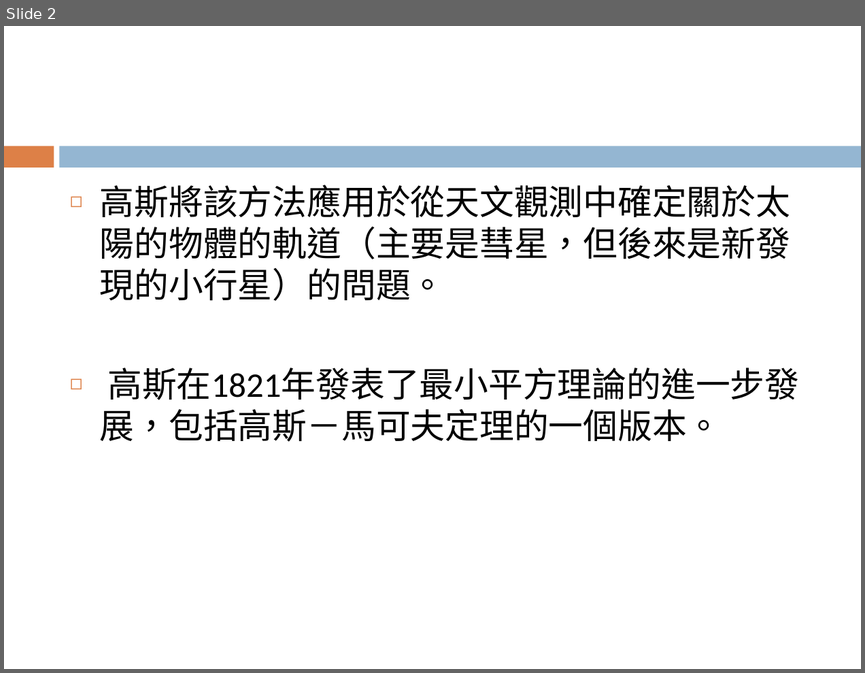
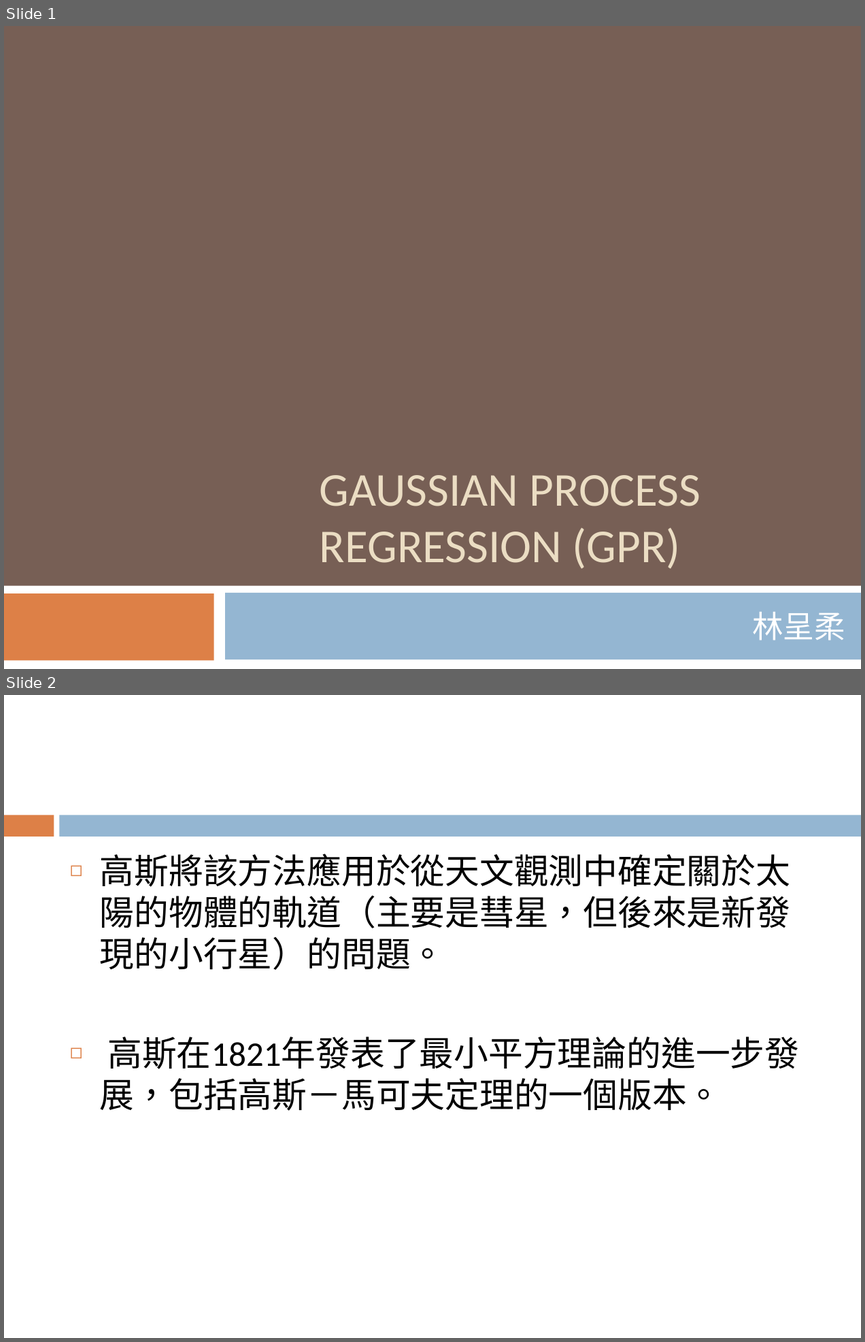
Before and after one commit to plume69/HW_GPR, a slide deck: GPR.pptx. Shown one above the other, each under a label of ours: slide 2 before the commit, slides 1 and 2 after it. The pictures are 865x673 and 865x1342 pixels, drawn with LibreOffice and Linux fonts; fonts in the diff are those of the drawing. Boxes give left, top, right and bottom in pixels: in the first picture for what was removed or moved away, otherwise in the second. Text is boxed around its words. In the diff, an @@ line names an element or a change of style, - is before the commit and + after.

```diff
--- a/GPR.pptx
+++ b/GPR.pptx
@@ slide 1 added at (4, 26, 861, 669), background #775F55 @@
@@ title added at (320, 475, 700, 569), 39.6 pt, text #EBDDC3 @@
+GAUSSIAN PROCESS REGRESSION (GPR)
@@ rectangle added at (4, 586, 861, 669), fill #FFFFFF @@
@@ rectangle added at (4, 593, 214, 660), fill #DD8047 @@
@@ rectangle added at (225, 592, 861, 659), fill #94B6D2 @@
@@ subtitle added at (752, 611, 845, 640), 26 pt, text #FFFFFF @@
+林呈柔
```
Also in this commit, not shown: 1 slide changed, 1 slide removed.
